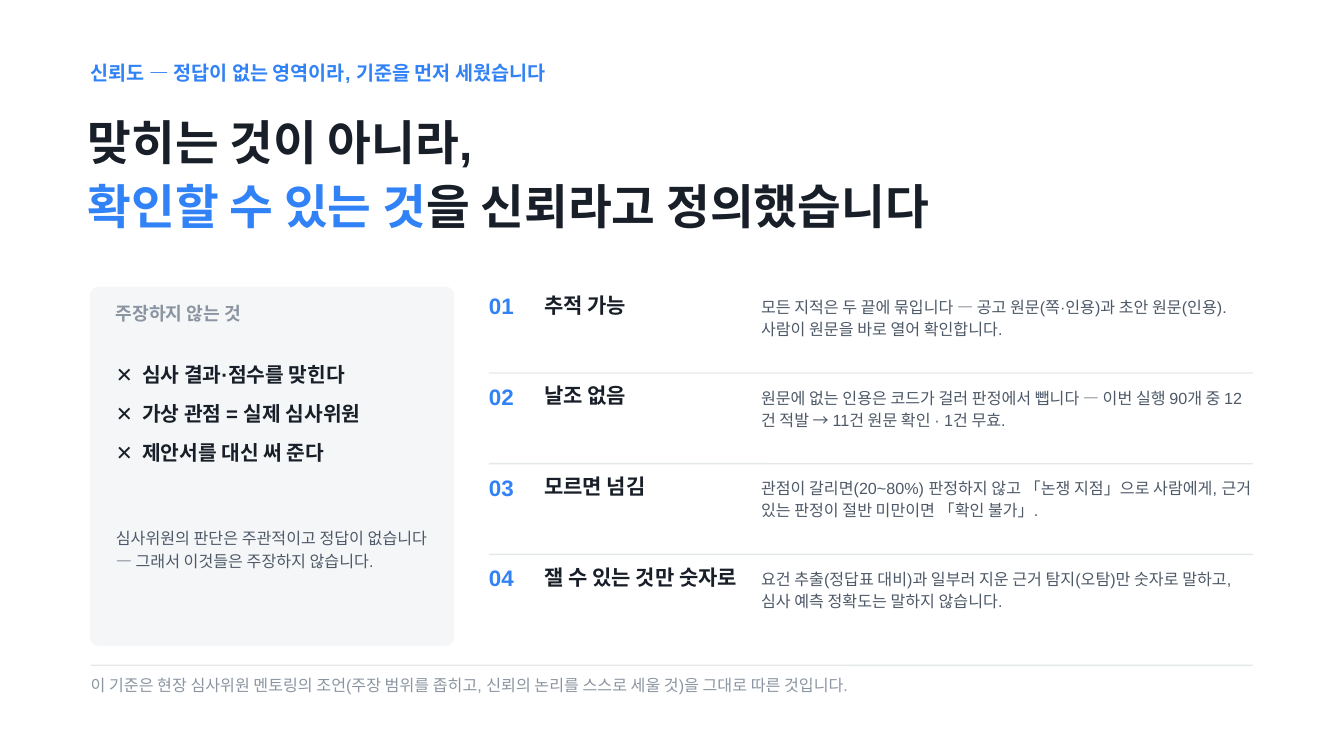
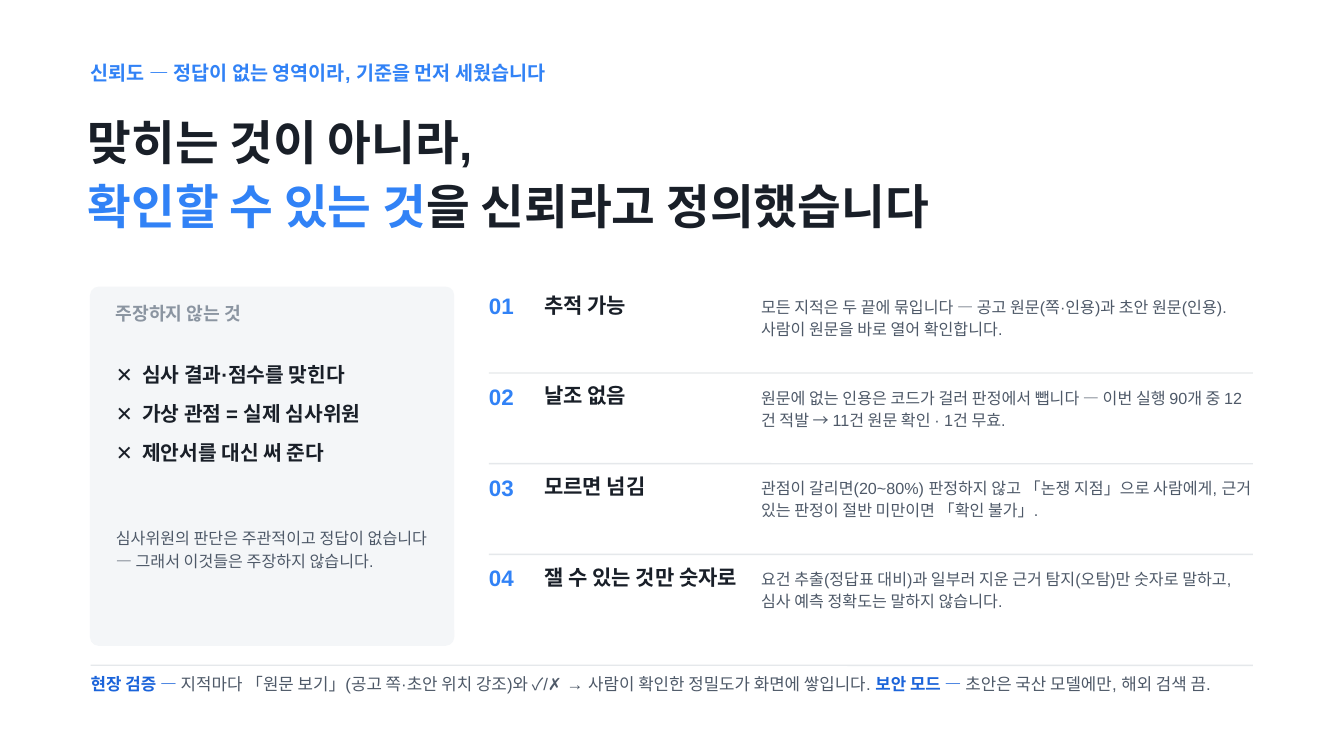
Before and after one commit to Ryugi62/rfp-to-fit, a slide deck: slide 7 of deliver/deck/RFP-to-Fit_루미아.pptx. Drawn at 1344x756 pixels with LibreOffice and Linux fonts; fonts in the diff are those of the drawing. Boxes give left, top, right and bottom in pixels: in the first picture for what was removed or moved away, otherwise in the second. Text is boxed around its words. In the diff, an @@ line names an element or a change of style, - is before the commit and + after.

```diff
--- a/deliver/deck/RFP-to-Fit_루미아.pptx
+++ b/deliver/deck/RFP-to-Fit_루미아.pptx
@@ text at <box>91,676,1211,694</box>: text changed; size 11.5 to 12 pt; text colour #8B95A1 to #4E5968 @@
-이 기준은 현장 심사위원 멘토링의 조언(주장 범위를 좁히고, 신뢰의 논리를 스스로 세울 것)을 그대로 따른 것입니다.
+현장 검증 — 지적마다 「원문 보기」(공고 쪽·초안 위치 강조)와 ✓/✗ → 사람이 확인한 정밀도가 화면에 쌓입니다. 보안 모드 — 초안은 국산 모델에만, 해외 검색 끔.
```
Also in this commit, not shown: 3 other slides changed, 9 other files.
